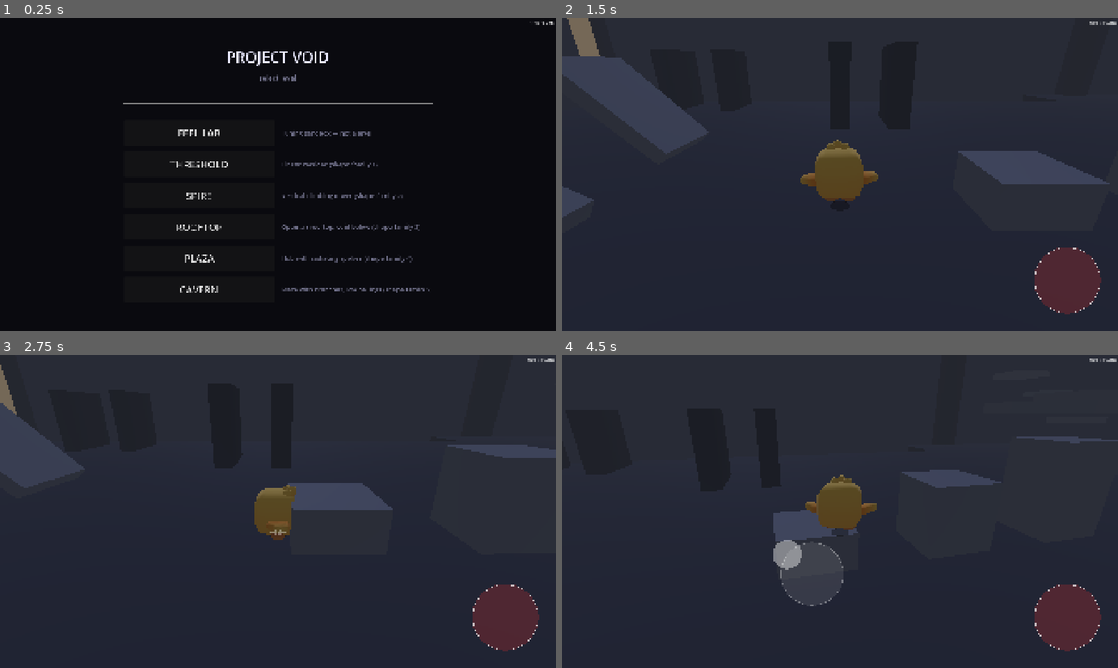
Above: before the commit, frames 1-4 (two rows, left to right).
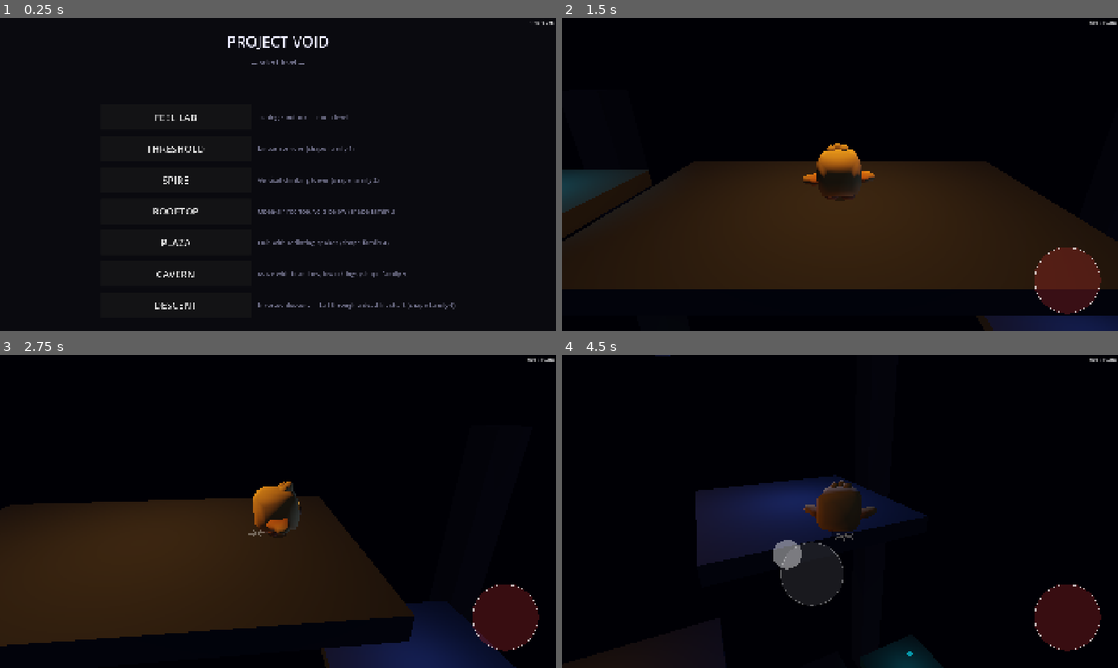
Above: after the commit, the same moments.

Repository: Adam-Vozzo/mobile-game-6
Game: Godot game, scene res://scenes/ui/level_select.tscn
The game is run twice, just before and just after one commit, with the same random seed, the same clock (stepped at 60 frames per second) and the same inputs.
Inputs (mouse positions are in pixels of both pictures, inside the frame that each line leads up to):
- Up to frame 1 (0.25 s): no input
- Up to frame 2 (1.5 s): click (739, 305) at 0.5 s, where only the run after the commit has a clickable "DESCENT"; click (762, 133) at 1.25 s, where only the run before the commit has a clickable "FEEL LAB"
- Up to frame 3 (2.75 s): tap Enter at 2 s; move the mouse to (400, 495) at 2.02 s; hold Right (move_right) from 2.03 s (still down); hold Space (jump) from 2.03 s (still down); click (400, 495) at 2.17 s
- Up to frame 4 (4.5 s): release Right (move_right) at 2.75 s; release Space (jump) at 2.75 s; drag from (728, 527) to (812, 574) at 2.77 s; move the mouse to (895, 442) at 3.52 s; hold Right (move_right) 3.53-4.25 s; hold Q 3.53-4.25 s; tap Space (jump) at 3.8 s; drag from (812, 574) to (673, 464) at 4.27 s

The runs differ from the first frame. In frame 1, 4.3% of the frame differs, in the area x 22-82%, y 5-94%; in frame 2, 98%, in the area x 0-100%, y 0-100%; in frame 3, 97%; in frame 4, 96%.

Commit message:
feat: Descent level — inverted descent shape-family (iter 101)
Dead Lift Shaft: player spawns at top and descends 22m through a
decommissioned elevator column via offset floor plates. Distinct from
Spire (ascent) — falling is the mechanic, not jumping upward.

- scenes/levels/descent.tscn: 7 platforms (TopSlab/LedgeA/LedgeB/
  LedgeC/BasePad + 2 shard ledges), 4 atmosphere pillars, 4 OmniLights
  (amber→cold-blue→amber→biolume-cyan gradient top to bottom), checkpoint
  at LedgeB, win at BasePad. Fog 0.065.
- scripts/levels/descent.gd: standard level lifecycle (same wiring as
  cavern/spire). Parti: dead shaft, active destination.
- level_select.gd + dev_menu_overlay.gd: Descent entry added (shape 6).
- PLAN.md + README.md: iter 101 logged, shape 6 checked off, next
  shape (7: enclosed gauntlet) noted.

https://claude.ai/code/session_01LiisDk78FtXj825fY1Nqbv

Diff:
--- /dev/null
+++ b/scenes/levels/descent.tscn
@@ -0,0 +1,218 @@
+[gd_scene load_steps=23 format=3]
+
+[ext_resource type="Script" path="res://scripts/levels/descent.gd" id="1_desc"]
+[ext_resource type="Script" path="res://scripts/levels/checkpoint.gd" id="2_cp"]
+[ext_resource type="Script" path="res://scripts/levels/win_state.gd" id="3_win"]
+[ext_resource type="PackedScene" path="res://scenes/player/player.tscn" id="4_player"]
+[ext_resource type="PackedScene" path="res://scenes/player/camera_rig.tscn" id="5_camrig"]
+[ext_resource type="PackedScene" path="res://scenes/ui/touch_overlay.tscn" id="6_touch"]
+[ext_resource type="Material" path="res://resources/materials/mat_concrete.tres" id="7_matC"]
+[ext_resource type="Material" path="res://resources/materials/mat_concrete_dark.tres" id="8_matCd"]
+[ext_resource type="Script" path="res://scripts/levels/ghost_trail_renderer.gd" id="9_ghost"]
+[ext_resource type="Script" path="res://tools/debug/player_debug_draw.gd" id="10_dbg"]
+[ext_resource type="PackedScene" path="res://scenes/levels/data_shard.tscn" id="11_shard"]
+
+[sub_resource type="Environment" id="E_env"]
+background_mode = 1
+background_color = Color(0.02, 0.02, 0.04, 1)
+ambient_light_source = 2
+ambient_light_color = Color(0.08, 0.09, 0.14, 1)
+ambient_light_energy = 0.15
+tonemap_mode = 2
+fog_enabled = true
+fog_light_color = Color(0.02, 0.02, 0.04, 1)
+fog_light_energy = 1.0
+fog_density = 0.065
+fog_aerial_perspective = 0.3
+fog_sky_affect = 0.0
+
+[sub_resource type="BoxMesh" id="M_top"]
+material = ExtResource("8_matCd")
+size = Vector3(10, 0.5, 6)
+
+[sub_resource type="BoxShape3D" id="S_top"]
+size = Vector3(10, 0.5, 6)
+
+[sub_resource type="BoxMesh" id="M_ledge"]
+material = ExtResource("8_matCd")
+size = Vector3(6, 0.5, 6)
+
+[sub_resource type="BoxShape3D" id="S_ledge"]
+size = Vector3(6, 0.5, 6)
+
+[sub_resource type="BoxMesh" id="M_base"]
+material = ExtResource("7_matC")
+size = Vector3(12, 0.5, 12)
+
+[sub_resource type="BoxShape3D" id="S_base"]
+size = Vector3(12, 0.5, 12)
+
+[sub_resource type="BoxMesh" id="M_shelf"]
+material = ExtResource("8_matCd")
+size = Vector3(4, 0.5, 4)
+
+[sub_resource type="BoxShape3D" id="S_shelf"]
+size = Vector3(4, 0.5, 4)
+
+[sub_resource type="BoxMesh" id="M_pillar"]
+material = ExtResource("8_matCd")
+size = Vector3(2, 28, 2)
+
+[sub_resource type="BoxShape3D" id="S_cp"]
+size = Vector3(9, 4, 5)
+
+[sub_resource type="BoxShape3D" id="S_win"]
+size = Vector3(11, 4, 11)
+
+[node name="Descent" type="Node3D"]
+script = ExtResource("1_desc")
+
+[node name="WorldEnv" type="WorldEnvironment" parent="."]
+environment = SubResource("E_env")
+
+[node name="KeyLight" type="DirectionalLight3D" parent="."]
+transform = Transform3D(1, 0, 0, 0, 0.940, 0.342, 0, -0.342, 0.940, 0, 20, 0)
+light_color = Color(0.35, 0.40, 0.60, 1)
+light_energy = 0.08
+shadow_enabled = false
+
+[node name="Lights" type="Node3D" parent="."]
+
+[node name="TopLight" type="OmniLight3D" parent="Lights"]
+transform = Transform3D(1, 0, 0, 0, 1, 0, 0, 0, 1, 0, 4, 0)
+light_color = Color(0.85, 0.60, 0.25, 1)
+light_energy = 3.0
+omni_range = 14.0
+
+[node name="MidLight" type="OmniLight3D" parent="Lights"]
+transform = Transform3D(1, 0, 0, 0, 1, 0, 0, 0, 1, 8, -3, 0)
+light_color = Color(0.30, 0.45, 0.90, 1)
+light_energy = 2.5
+omni_range = 12.0
+
+[node name="LowerLight" type="OmniLight3D" parent="Lights"]
+transform = Transform3D(1, 0, 0, 0, 1, 0, 0, 0, 1, 0, -9, 0)
+light_color = Color(0.80, 0.55, 0.20, 1)
+light_energy = 1.8
+omni_range = 12.0
+
+[node name="BottomLight" type="OmniLight3D" parent="Lights"]
+transform = Transform3D(1, 0, 0, 0, 1, 0, 0, 0, 1, 0, -20, 0)
+light_color = Color(0.25, 0.85, 0.70, 1)
+light_energy = 4.5
+omni_range = 18.0
+
+[node name="PlayerSpawn" type="Marker3D" parent="."]
+transform = Transform3D(1, 0, 0, 0, 1, 0, 0, 0, 1, 0, 1, 0)
+
+[node name="Player" parent="." instance=ExtResource("4_player")]
+transform = Transform3D(1, 0, 0, 0, 1, 0, 0, 0, 1, 0, 1, 0)
+
+[node name="CameraRig" parent="." instance=ExtResource("5_camrig")]
+target_path = NodePath("../Player")
+
+[node name="TouchOverlay" parent="." instance=ExtResource("6_touch")]
+
+[node name="PlayerDebugDraw" type="MeshInstance3D" parent="."]
+script = ExtResource("10_dbg")
+
+[node name="GhostTrailRenderer" type="Node3D" parent="."]
+script = ExtResource("9_ghost")
+
+[node name="Platforms" type="Node3D" parent="."]
+
+[node name="TopSlab" type="StaticBody3D" parent="Platforms"]
+transform = Transform3D(1, 0, 0, 0, 1, 0, 0, 0, 1, 0, -0.25, 0)
+[node name="Mesh" type="MeshInstance3D" parent="Platforms/TopSlab"]
+mesh = SubResource("M_top")
+[node name="Collider" type="CollisionShape3D" parent="Platforms/TopSlab"]
+shape = SubResource("S_top")
+
+[node name="ShardLedge1" type="StaticBody3D" parent="Platforms"]
+transform = Transform3D(1, 0, 0, 0, 1, 0, 0, 0, 1, -8, -0.25, 0)
+[node name="Mesh" type="MeshInstance3D" parent="Platforms/ShardLedge1"]
+mesh = SubResource("M_shelf")
+[node name="Collider" type="CollisionShape3D" parent="Platforms/ShardLedge1"]
+shape = SubResource("S_shelf")
+
+[node name="LedgeA" type="StaticBody3D" parent="Platforms"]
+transform = Transform3D(1, 0, 0, 0, 1, 0, 0, 0, 1, 8, -5.25, 0)
+[node name="Mesh" type="MeshInstance3D" parent="Platforms/LedgeA"]
+mesh = SubResource("M_ledge")
+[node name="Collider" type="CollisionShape3D" parent="Platforms/LedgeA"]
+shape = SubResource("S_ledge")
+
+[node name="LedgeB" type="StaticBody3D" parent="Platforms"]
+transform = Transform3D(1, 0, 0, 0, 1, 0, 0, 0, 1, 0, -11.25, 0)
+[node name="Mesh" type="MeshInstance3D" parent="Platforms/LedgeB"]
+mesh = SubResource("M_top")
+[node name="Collider" type="CollisionShape3D" parent="Platforms/LedgeB"]
+shape = SubResource("S_top")
+
+[node name="LedgeC" type="StaticBody3D" parent="Platforms"]
+transform = Transform3D(1, 0, 0, 0, 1, 0, 0, 0, 1, 8, -16.25, 0)
+[node name="Mesh" type="MeshInstance3D" parent="Platforms/LedgeC"]
+mesh = SubResource("M_ledge")
+[node name="Collider" type="CollisionShape3D" parent="Platforms/LedgeC"]
+shape = SubResource("S_ledge")
+
+[node name="ShardLedge2" type="StaticBody3D" parent="Platforms"]
+transform = Transform3D(1, 0, 0, 0, 1, 0, 0, 0, 1, 14, -16.25, 0)
+[node name="Mesh" type="MeshInstance3D" parent="Platforms/ShardLedge2"]
+mesh = SubResource("M_shelf")
+[node name="Collider" type="CollisionShape3D" parent="Platforms/ShardLedge2"]
+shape = SubResource("S_shelf")
+
+[node name="BasePad" type="StaticBody3D" parent="Platforms"]
+transform = Transform3D(1, 0, 0, 0, 1, 0, 0, 0, 1, 0, -22.25, 0)
+[node name="Mesh" type="MeshInstance3D" parent="Platforms/BasePad"]
+mesh = SubResource("M_base")
+[node name="Collider" type="CollisionShape3D" parent="Platforms/BasePad"]
+shape = SubResource("S_base")
+
+[node name="Columns" type="Node3D" parent="."]
+
+[node name="ColNW" type="MeshInstance3D" parent="Columns"]
+transform = Transform3D(1, 0, 0, 0, 1, 0, 0, 0, 1, -13, -12, -9)
+mesh = SubResource("M_pillar")
+
+[node name="ColNE" type="MeshInstance3D" parent="Columns"]
+transform = Transform3D(1, 0, 0, 0, 1, 0, 0, 0, 1, 17, -12, -9)
+mesh = SubResource("M_pillar")
+
+[node name="ColSW" type="MeshInstance3D" parent="Columns"]
+transform = Transform3D(1, 0, 0, 0, 1, 0, 0, 0, 1, -13, -12, 9)
+mesh = SubResource("M_pillar")
+
+[node name="ColSE" type="MeshInstance3D" parent="Columns"]
+transform = Transform3D(1, 0, 0, 0, 1, 0, 0, 0, 1, 17, -12, 9)
+mesh = SubResource("M_pillar")
+
+[node name="Shards" type="Node3D" parent="."]
+
+[node name="Shard1" parent="Shards" instance=ExtResource("11_shard")]
+transform = Transform3D(1, 0, 0, 0, 1, 0, 0, 0, 1, -8, 1.25, 0)
+
+[node name="Shard2" parent="Shards" instance=ExtResource("11_shard")]
+transform = Transform3D(1, 0, 0, 0, 1, 0, 0, 0, 1, 14, -14.75, 0)
+
+[node name="CheckPoint" type="Area3D" parent="."]
+transform = Transform3D(1, 0, 0, 0, 1, 0, 0, 0, 1, 0, -9, 0)
+script = ExtResource("2_cp")
+checkpoint_id = &"mid_shaft"
+collision_layer = 0
+collision_mask = 2
+monitoring = true
+monitorable = false
+[node name="Shape" type="CollisionShape3D" parent="CheckPoint"]
+shape = SubResource("S_cp")
+
+[node name="WinState" type="Area3D" parent="."]
+transform = Transform3D(1, 0, 0, 0, 1, 0, 0, 0, 1, 0, -20.75, 0)
+script = ExtResource("3_win")
+collision_layer = 0
+collision_mask = 2
+monitoring = true
+monitorable = false
+[node name="Shape" type="CollisionShape3D" parent="WinState"]
+shape = SubResource("S_win")
--- /dev/null
+++ b/scripts/levels/descent.gd
@@ -0,0 +1,64 @@
+extends Node3D
+## Descent — Gate 1 level candidate, shape-family: inverted descent.
+##
+## Parti: a descent through the hollow of a dead elevator column.
+## The Stray falls through the world rather than climbing it — each
+## floor plate is a waypoint in a controlled downward journey.
+## The top is dim amber (old industrial); the bottom glows biolume cyan
+## (something still runs down here — the column is dead, not the world).
+##
+## Shape family: inverted descent — primary movement axis is DOWNWARD.
+## Distinct from: Threshold (horizontal), Spire (vertical ascent),
+## Rooftop (open-air horizontal), Plaza (hub + spokes), Cavern (maze).
+## Falling is the mechanic; the challenge is controlling the descent and
+## making horizontal detours to collect shards from side ledges.
+##
+## Routes:
+##   TopSlab → (east edge drop, optional LedgeA stop) → LedgeB (CP)
+##     → east route via LedgeC + ShardLedge2 → BasePad (WIN)
+##     OR expert line: straight drop from LedgeB center to BasePad
+##   TopSlab west → ShardLedge1 (1m gap jump) → Shard 1
+##   LedgeC east → ShardLedge2 (1m gap jump) → Shard 2
+##
+## Skill target: ~40 s skilled / ~2 min new player.
+## Checkpoint at LedgeB (mid-shaft, halfway through the descent).
+
+@export var spawn_marker_path: NodePath = ^"PlayerSpawn"
+## Placeholder; calibrate from first on-device wall-clock run (3–5 deaths).
+@export var par_time_seconds: float = 40.0
+
+@onready var _spawn: Marker3D = get_node_or_null(spawn_marker_path) as Marker3D
+
+var _results_panel: ResultsPanel = null
+
+
+func _ready() -> void:
+	if _spawn != null:
+		for player: Node in get_tree().get_nodes_in_group(&"player"):
+			if player is Node3D:
+				(player as Node3D).global_transform = _spawn.global_transform
+	if has_node("/root/Game"):
+		Game.current_level_path = scene_file_path
+		Game.shards_total = get_tree().get_nodes_in_group(&"data_shard").size()
+		Game.level_completed.connect(_on_level_completed)
+		Game.start_run()
+	_results_panel = ResultsPanel.new()
+	add_child(_results_panel)
+	if has_node("/root/Audio"):
+		Audio.set_ambient_zone(1)
+
+
+func _on_level_completed() -> void:
+	if _results_panel != null:
+		_results_panel.show_results(
+			Game.run_time_seconds,
+			par_time_seconds,
+			Game.shards_collected,
+			Game.shards_total,
+		)
+
+
+func get_spawn_transform() -> Transform3D:
+	if _spawn != null:
+		return _spawn.global_transform
+	return Transform3D.IDENTITY
--- a/scripts/ui/level_select.gd
+++ b/scripts/ui/level_select.gd
@@ -34,6 +34,11 @@
 		"name": "CAVERN",
 		"path": "res://scenes/levels/cavern.tscn",
 		"desc": "Maze with branches, low ceilings (shape family 5)",
+	},
+	{
+		"name": "DESCENT",
+		"path": "res://scenes/levels/descent.tscn",
+		"desc": "Inverted descent — fall through a dead lift shaft (shape family 6)",
 	},
 ]
 
--- a/tools/dev_menu/dev_menu_overlay.gd
+++ b/tools/dev_menu/dev_menu_overlay.gd
@@ -287,6 +287,7 @@
 		{"label": "Rooftop (void)",     "path": "res://scenes/levels/rooftop.tscn"},
 		{"label": "Plaza (hub/spokes)", "path": "res://scenes/levels/plaza.tscn"},
 		{"label": "Cavern (maze)",      "path": "res://scenes/levels/cavern.tscn"},
+		{"label": "Descent (inverted)", "path": "res://scenes/levels/descent.tscn"},
 		{"label": "Feel Lab",           "path": "res://scenes/levels/feel_lab.tscn"},
 	]
 	for entry: Dictionary in levels:
Not shown, changed: README.md
Not shown, changed: docs/PLAN.md
